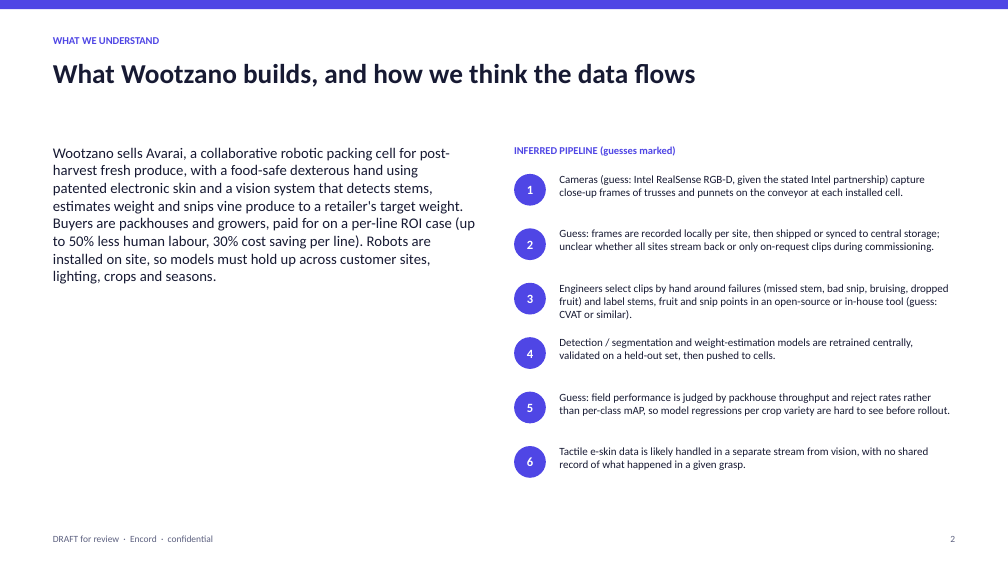
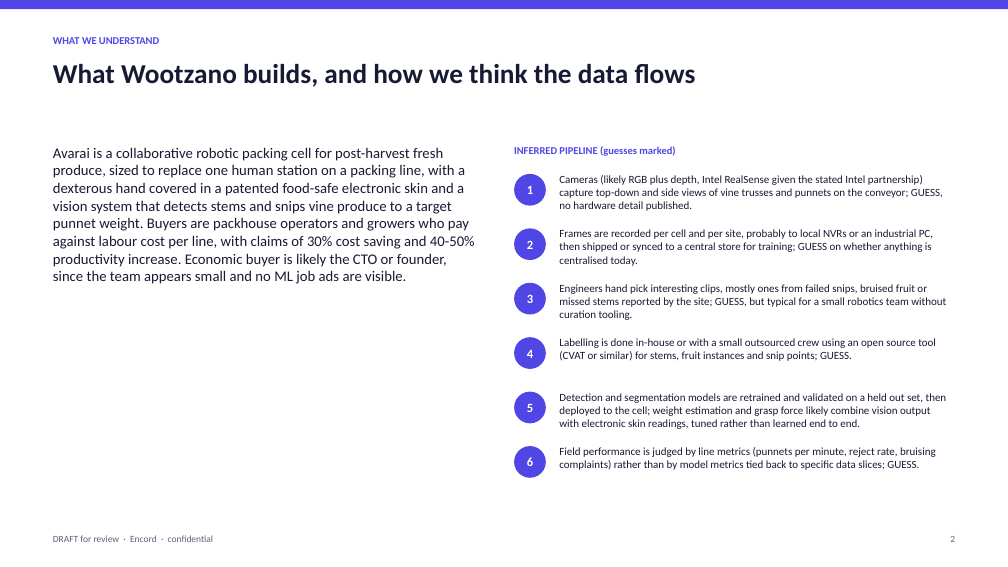
Before and after one commit to qaisak/signal-desk, a slide deck: slide 2 of docs/briefs/wootzano.pptx. Drawn at 1008x567 pixels with LibreOffice and Linux fonts; fonts in the diff are those of the drawing. Boxes give left, top, right and bottom in pixels: in the first picture for what was removed or moved away, otherwise in the second. Text is boxed around its words. In the diff, an @@ line names an element or a change of style, - is before the commit and + after.

```diff
--- a/docs/briefs/wootzano.pptx
+++ b/docs/briefs/wootzano.pptx
@@ text at [53, 147, 475, 284]: text changed @@
-Wootzano sells Avarai, a collaborative robotic packing cell for post-harvest fresh produce, with a food-safe dexterous hand using patented electronic skin and a vision system that detects stems, estimates weight and snips vine produce to a retailer's target weight. Buyers are packhouses and growers, paid for on a per-line ROI case (up to 50% less human labour, 30% cost saving per line). Robots are installed on site, so models must hold up across customer sites, lighting, crops and seasons.
+Avarai is a collaborative robotic packing cell for post-harvest fresh produce, sized to replace one human station on a packing line, with a dexterous hand covered in a patented food-safe electronic skin and a vision system that detects stems and snips vine produce to a target punnet weight. Buyers are packhouse operators and growers who pay against labour cost per line, with claims of 30% cost saving and 40-50% productivity increase. Economic buyer is likely the CTO or founder, since the team appears small and no ML job ads are visible.
@@ text at [559, 175, 943, 211]: text changed @@
-Cameras (guess: Intel RealSense RGB-D, given the stated Intel partnership) capture close-up frames of trusses and punnets on the conveyor at each installed cell.
+Cameras (likely RGB plus depth, Intel RealSense given the stated Intel partnership) capture top-down and side views of vine trusses and punnets on the conveyor; GUESS, no hardware detail published.
@@ text at [559, 229, 933, 266]: text changed @@
-Guess: frames are recorded locally per site, then shipped or synced to central storage; unclear whether all sites stream back or only on-request clips during commissioning.
+Frames are recorded per cell and per site, probably to local NVRs or an industrial PC, then shipped or synced to a central store for training; GUESS on whether anything is centralised today.
@@ text at [559, 284, 946, 320]: text changed @@
-Engineers select clips by hand around failures (missed stem, bad snip, bruising, dropped fruit) and label stems, fruit and snip points in an open-source or in-house tool (guess: CVAT or similar).
+Engineers hand pick interesting clips, mostly ones from failed snips, bruised fruit or missed stems reported by the site; GUESS, but typical for a small robotics team without curation tooling.
@@ text at [559, 338, 936, 361]: text changed @@
-Detection / segmentation and weight-estimation models are retrained centrally, validated on a held-out set, then pushed to cells.
+Labelling is done in-house or with a small outsourced crew using an open source tool (CVAT or similar) for stems, fruit instances and snip points; GUESS.
@@ text at [559, 393, 947, 429]: text changed @@
-Guess: field performance is judged by packhouse throughput and reject rates rather than per-class mAP, so model regressions per crop variety are hard to see before rollout.
+Detection and segmentation models are retrained and validated on a held out set, then deployed to the cell; weight estimation and grasp force likely combine vision output with electronic skin readings, tuned rather than learned end to end.
@@ text at [559, 447, 936, 470]: text changed @@
-Tactile e-skin data is likely handled in a separate stream from vision, with no shared record of what happened in a given grasp.
+Field performance is judged by line metrics (punnets per minute, reject rate, bruising complaints) rather than by model metrics tied back to specific data slices; GUESS.
```
Also in this commit, not shown: 6 other slides changed, 9 other files.
